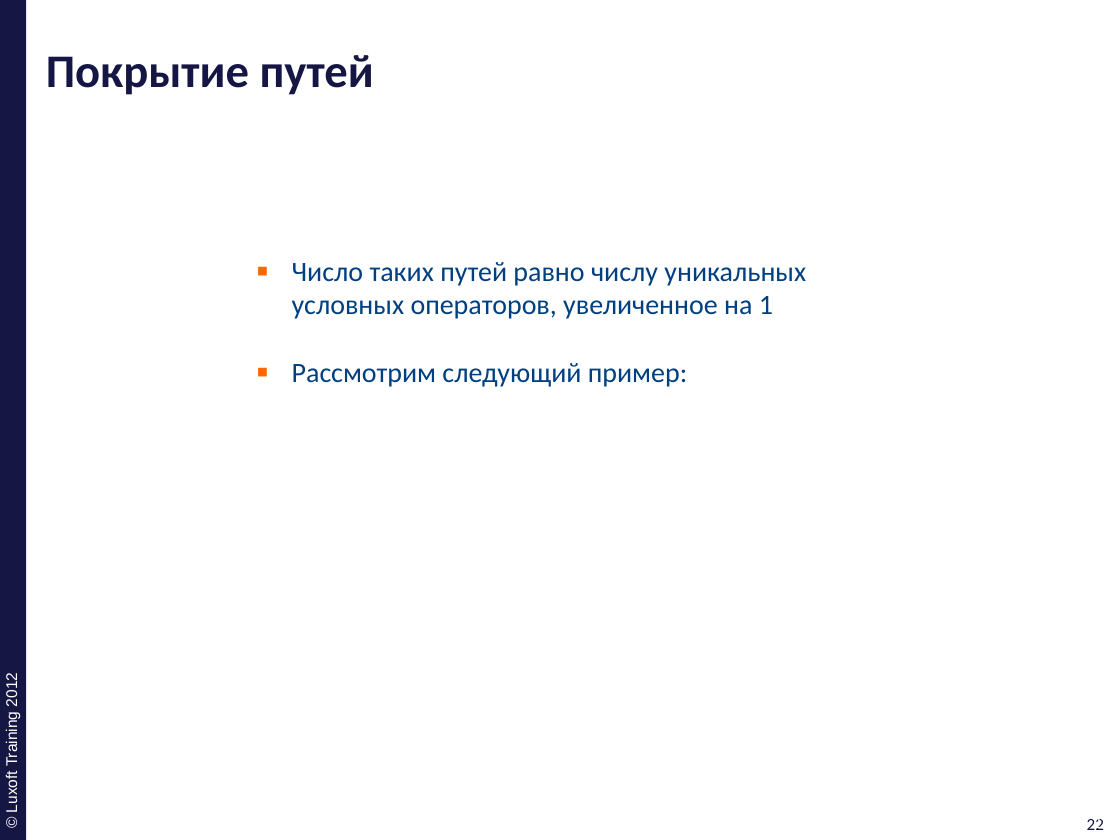
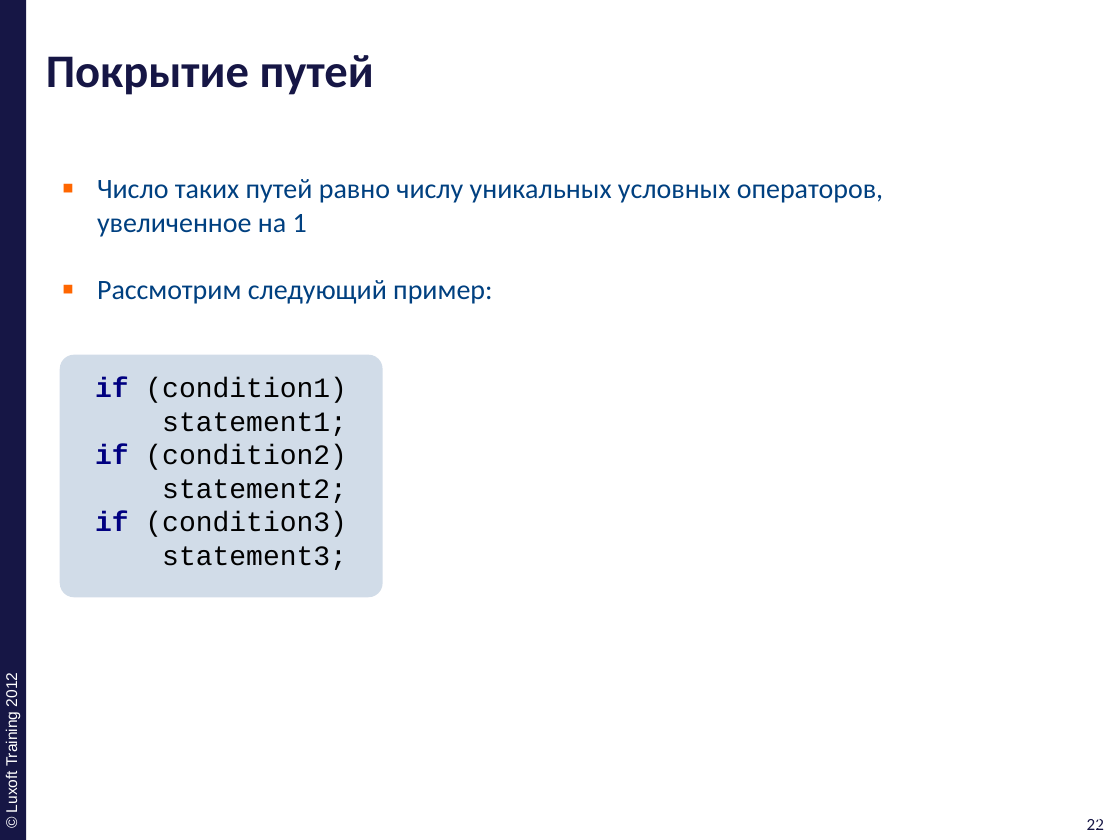
Before and after one commit to ivan-dyachenko/Trainings, a slide deck: slide 22 of Test Driven Development/materials/pptx/3. TDD-Code-Coverage.pptx. Drawn at 1120x840 pixels with LibreOffice and Linux fonts; fonts in the diff are those of the drawing; background and template pictures are left out. Boxes give left, top, right and bottom in pixels: in the first picture for what was removed or moved away, otherwise in the second. Text is boxed around its words. In the diff, an @@ line names an element or a change of style, - is before the commit and + after.

```diff
--- a/Test Driven Development/materials/pptx/3. TDD-Code-Coverage.pptx
+++ b/Test Driven Development/materials/pptx/3. TDD-Code-Coverage.pptx
@@ text "Число таких путей равно числу ..." rewrapped from bbox=[292, 262, 806, 387] to bbox=[97, 179, 883, 304] @@
@@ rounded rectangle added at bbox=[59, 355, 382, 598], fill #004080 at 18% opacity @@
@@ text added at bbox=[95, 377, 347, 570], 18 pt, text #000000 @@
+if (condition1)
+statement1;
+if (condition2)
+statement2;
+if (condition3)
+statement3;
```
Also in this commit, not shown: 36 other slides changed.
